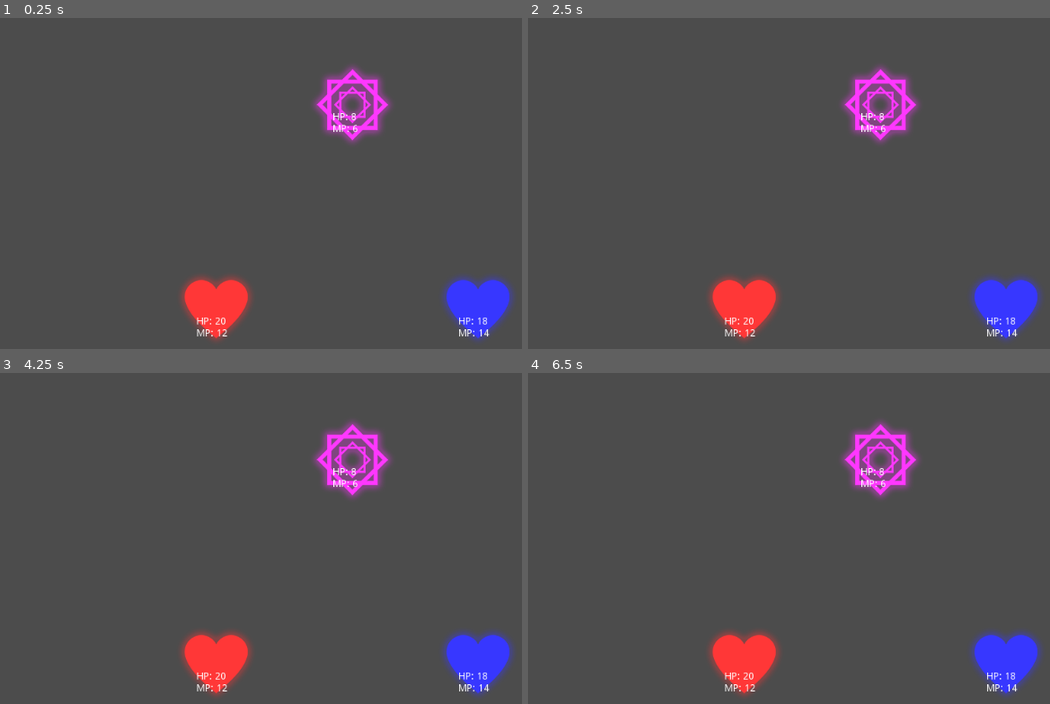
Above: before the commit, frames 1-4 (two rows, left to right).
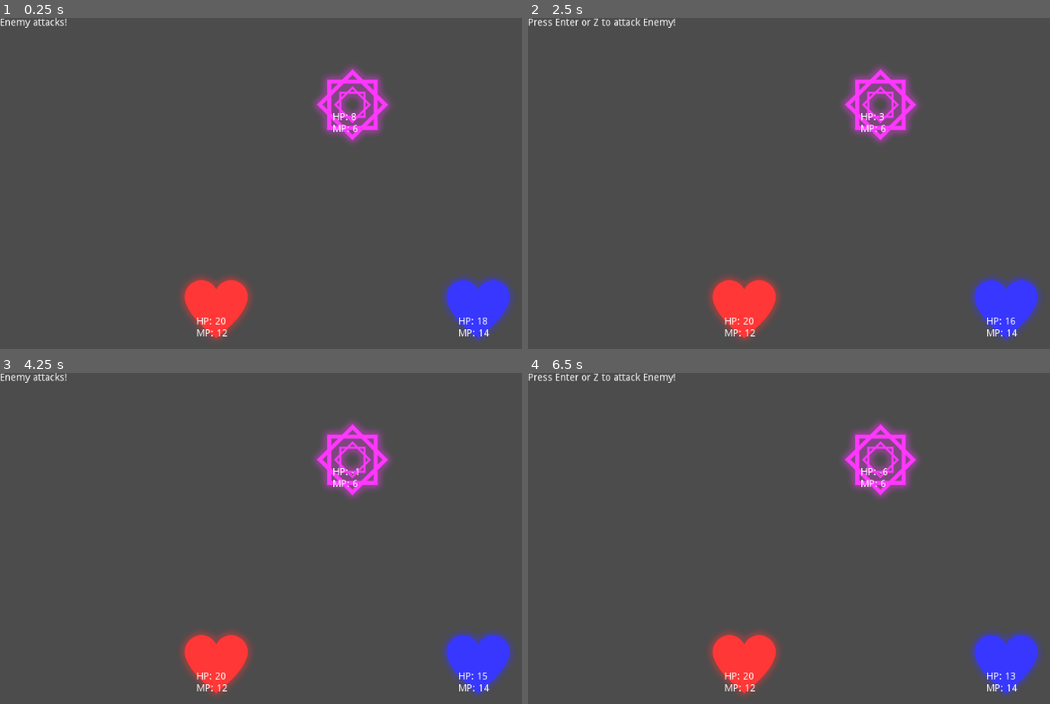
Above: after the commit, the same moments.

Repository: ExPorygon/GensoRune
Game: Godot game, scene res://TurnQueue.tscn
The game is run twice, just before and just after one commit, with the same random seed, the same clock (stepped at 60 frames per second) and the same inputs. The project has no main scene, so this scene is started directly.
Inputs:
- Up to frame 1 (0.25 s): no input
- Up to frame 2 (2.5 s): tap Enter (ui_accept) at 0.5, 0.77, 0.8, 1.07, 1.25, 1.35, 1.52, 1.82, 2, 2.3 s; tap Space (ui_select) at 0.6, 1.55, 2.1 s
- Up to frame 3 (4.25 s): tap Enter (ui_accept) at 2.75, 3.02, 3.32, 3.5, 3.6, 3.77, 4.07 s; tap Space (ui_select) at 2.85 s
- Up to frame 4 (6.5 s): tap Space (ui_select) at 4.35, 5.1, 6.05 s; tap Enter (ui_accept) at 4.52, 4.82, 5, 5.3, 5.85, 6.02, 6.32 s

The runs differ from the first frame. In frame 1, 0.2% of the frame differs, in the area x 0-13%, y 0-3%; in frame 2, 0.3%; in frame 3, 0.2%; in frame 4, 0.3%, in the area x 0-94%, y 0-93%.

Commit message:
Re-implement turn queue damage system

Diff:
--- a/Battler.gd
+++ b/Battler.gd
@@ -4,8 +4,12 @@
 
 export var stats : Resource
 
+onready var ai = $AI
 onready var Status_Label = $Status
 
 func _ready():
 	stats.reset()
 	Status_Label.text = "HP: " + str(stats.health) + "\nMP: " + str(stats.mana)
+
+func _process(delta):
+	Status_Label.text = "HP: " + str(stats.health) + "\nMP: " + str(stats.mana)
--- a/TurnQueue.gd
+++ b/TurnQueue.gd
@@ -2,7 +2,7 @@
 
 class_name TurnQueue
 
-var active_char
+var active_char: Battler
 
 func _ready():
 	init()
@@ -12,13 +12,19 @@
 	active_char = get_child(0)
 
 func _process(delta):
-	if Input.is_action_just_pressed("ui_select"):
-		play_turn()
+	pass
 
 func play_turn():
-#	print("Turn Start")
-#	yield(active_char.play_turn(), "completed")
-#	var new_index : int = (active_char.get_index()+1) % get_child_count()
-#	active_char = get_child(new_index)
-#	print("Turn End")
-	pass
+	var target: Battler
+	print("Turn Start")
+	target = yield(active_char.ai.choose_action(active_char), "completed")
+	hit_target(active_char,target)
+
+	var new_index : int = (active_char.get_index()+1) % get_child_count()
+	active_char = get_child(new_index)
+	print("Turn End")
+	play_turn()
+
+func hit_target(attacker,target):
+	target.stats.health -= (attacker.stats.attack - target.stats.defense)
+	print(target.stats.health)
--- a/TurnQueue.tscn
+++ b/TurnQueue.tscn
@@ -6,34 +6,21 @@
 [ext_resource path="res://player/player1_stats.tres" type="Resource" id=4]
 [ext_resource path="res://player/player2_stats.tres" type="Resource" id=5]
 [ext_resource path="res://enemy/enemy1_stats.tres" type="Resource" id=6]
+[ext_resource path="res://player/player_ai.gd" type="Script" id=7]
+[ext_resource path="res://enemy/enemy_ai.gd" type="Script" id=8]
 
 [node name="TurnQueue" type="Node2D"]
 script = ExtResource( 3 )
 
-[node name="Enemy" parent="." instance=ExtResource( 1 )]
+[node name="Enemy1" parent="." instance=ExtResource( 1 )]
 position = Vector2( 502, 124 )
 stats = ExtResource( 6 )
 
-[node name="Sprite" parent="Enemy" index="0"]
+[node name="Sprite" parent="Enemy1" index="0"]
 modulate = Color( 1, 0.219608, 1, 1 )
 
-[node name="HP" parent="Enemy" index="2"]
-margin_left = -28.0
-margin_top = 11.0
-margin_right = 12.0
-margin_bottom = 25.0
-__meta__ = {
-"_edit_use_anchors_": false
-}
-
-[node name="MP" parent="Enemy" index="3"]
-margin_left = -26.0
-margin_top = 27.0
-margin_right = 14.0
-margin_bottom = 41.0
-__meta__ = {
-"_edit_use_anchors_": false
-}
+[node name="AI" parent="Enemy1" index="1"]
+script = ExtResource( 8 )
 
 [node name="Player1" parent="." instance=ExtResource( 2 )]
 position = Vector2( 308, 416 )
@@ -42,23 +29,8 @@
 [node name="Sprite" parent="Player1" index="0"]
 modulate = Color( 1, 0.219608, 0.219608, 1 )
 
-[node name="HP" parent="Player1" index="2"]
-margin_left = -28.0
-margin_top = 11.0
-margin_right = 12.0
-margin_bottom = 25.0
-__meta__ = {
-"_edit_use_anchors_": false
-}
-
-[node name="MP" parent="Player1" index="3"]
-margin_left = -26.0
-margin_top = 27.0
-margin_right = 14.0
-margin_bottom = 41.0
-__meta__ = {
-"_edit_use_anchors_": false
-}
+[node name="AI" parent="Player1" index="1"]
+script = ExtResource( 7 )
 
 [node name="Player2" parent="." instance=ExtResource( 2 )]
 position = Vector2( 681, 416 )
@@ -67,24 +39,9 @@
 [node name="Sprite" parent="Player2" index="0"]
 modulate = Color( 0.219608, 0.219608, 1, 1 )
 
-[node name="HP" parent="Player2" index="2"]
-margin_left = -28.0
-margin_top = 11.0
-margin_right = 12.0
-margin_bottom = 25.0
-__meta__ = {
-"_edit_use_anchors_": false
-}
+[node name="AI" parent="Player2" index="1"]
+script = ExtResource( 7 )
 
-[node name="MP" parent="Player2" index="3"]
-margin_left = -26.0
-margin_top = 27.0
-margin_right = 14.0
-margin_bottom = 41.0
-__meta__ = {
-"_edit_use_anchors_": false
-}
-
-[editable path="Enemy"]
+[editable path="Enemy1"]
 [editable path="Player1"]
 [editable path="Player2"]
--- /dev/null
+++ b/enemy/enemy_ai.gd
@@ -0,0 +1,10 @@
+extends BattlerAI
+
+func choose_action(actor : Battler, battlers : Array = []):
+	var label = Label.new()
+	add_child(label)
+	label.text = "Enemy attacks!"
+	for i in 60:
+		yield(get_tree(), "idle_frame")
+	label.queue_free()
+	return get_parent().get_parent().get_node("Player2")
--- /dev/null
+++ b/player/player_ai.gd
@@ -0,0 +1,12 @@
+extends BattlerAI
+
+func choose_action(actor : Battler, battlers : Array = []):
+	var label = Label.new()
+	add_child(label)
+	label.text = "Press Enter or Z to attack Enemy!"
+	while true:
+		yield(get_tree(), "idle_frame")
+		if Input.is_action_just_pressed("ui_accept"):
+			break
+	label.queue_free()
+	return get_parent().get_parent().get_node("Enemy1")
Not shown: 1 places in TurnQueue.tscn that only renumber resources
